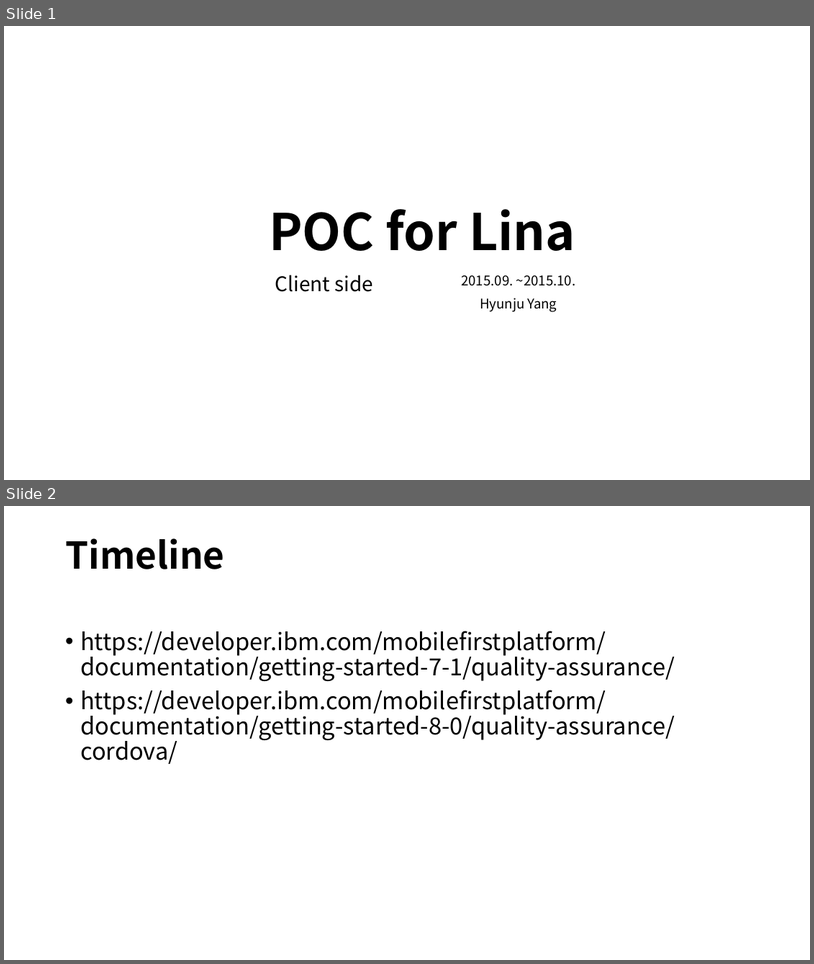
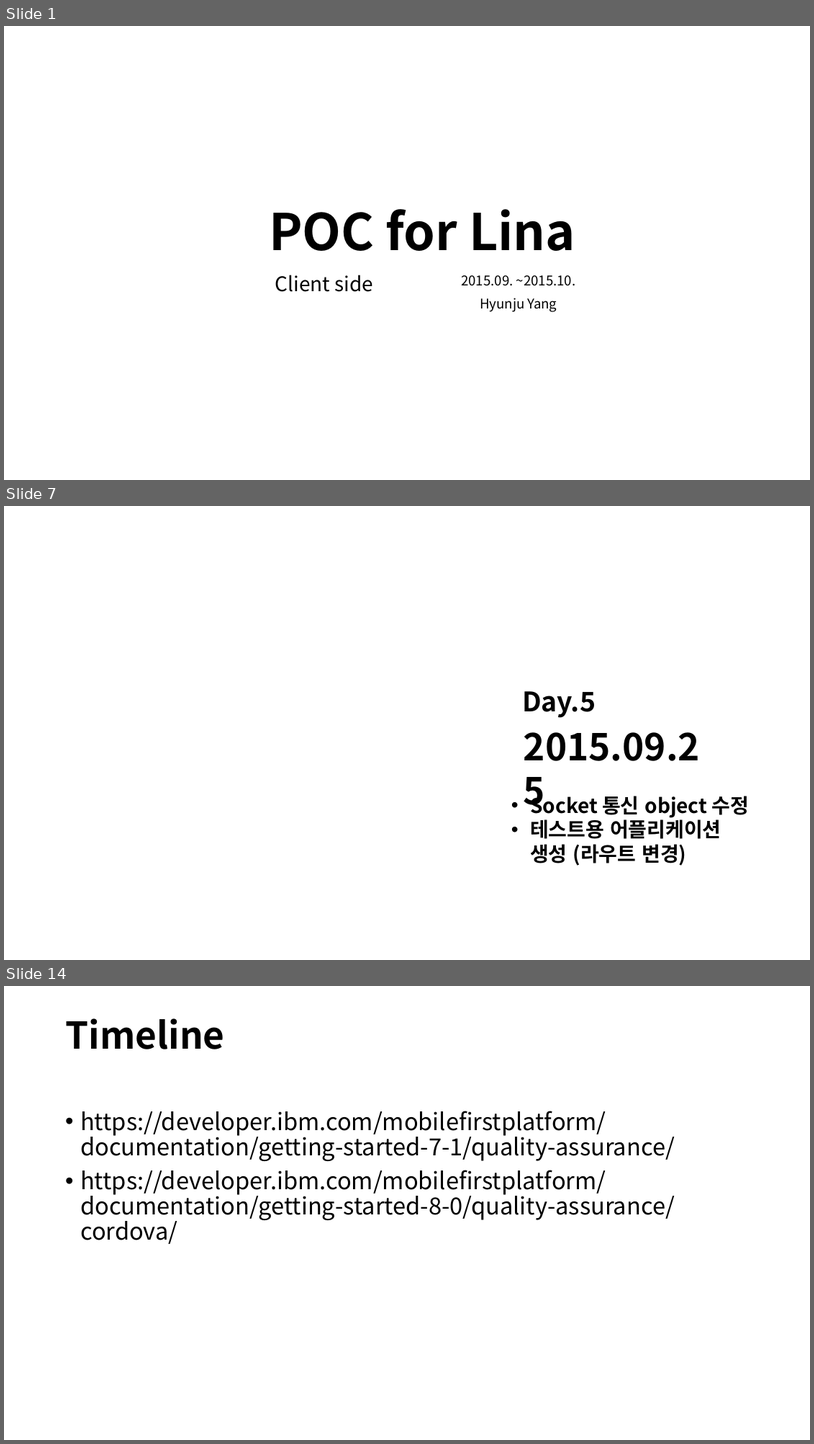
Before and after one commit to hjooyang/poc, a slide deck: POC for Lina.ppt. Shown one above the other, each under a label of ours: slides 1 and 2 before the commit, slides 1, 7 and 14 after it; the slides between them are not shown. The pictures are 814x964 and 814x1444 pixels, drawn with LibreOffice and Linux fonts; fonts in the diff are those of the drawing. Boxes give left, top, right and bottom in pixels: in the first picture for what was removed or moved away, otherwise in the second. Text is boxed around its words. In the diff, an @@ line names an element or a change of style, - is before the commit and + after.

```diff
--- a/POC for Lina.ppt
+++ b/POC for Lina.ppt
@@ slide 7 added at (4, 506, 810, 960), background #FFFFFF @@
@@ text added at (522, 691, 596, 718), 32 pt, text #000000, bold @@
+Day.5
@@ text added at (524, 732, 700, 761), 44 pt, text #000000, bold @@
+2015.09.25
@@ text added at (530, 793, 749, 865), 24 pt, text #000000, bold @@
+• Socket 통신 object 수정
+• 테스트용 어플리케이션 생성 (라우트 변경)
@@ what was slide 2 is now slide 14 @@
```
Also in this commit, not shown: 1 slide changed, 14 other slides added, 3 slides removed.
